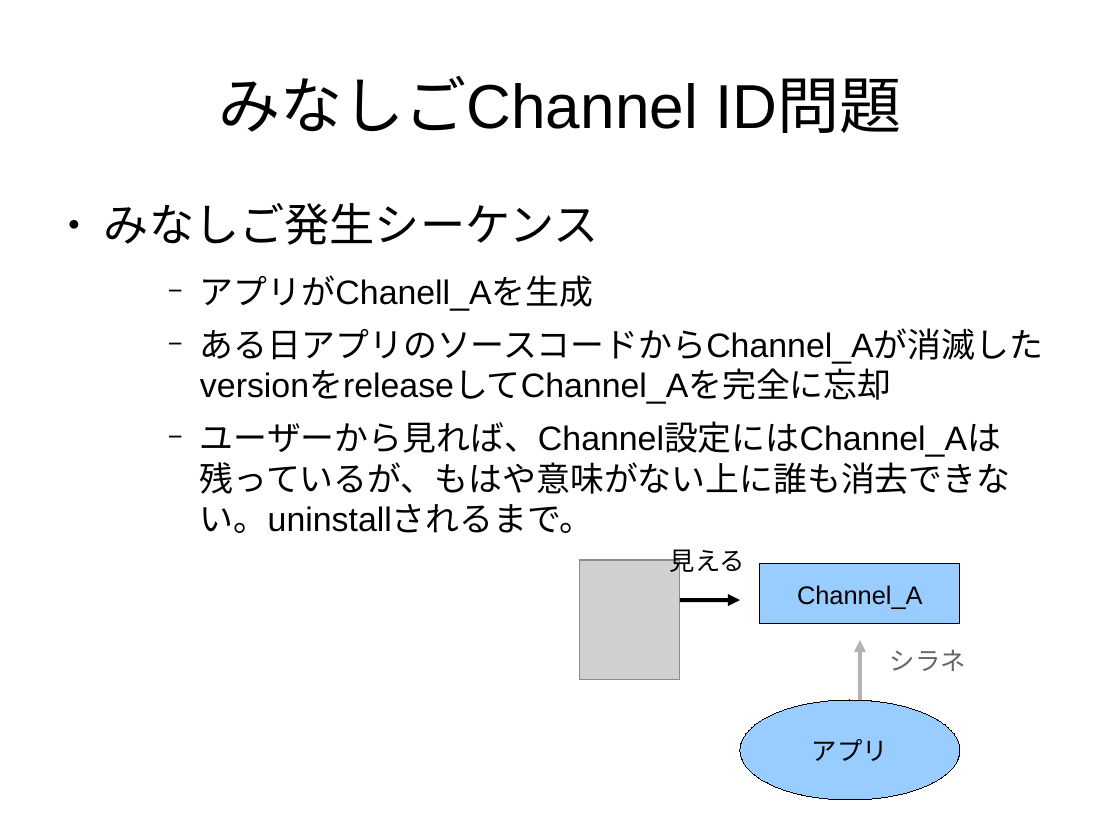
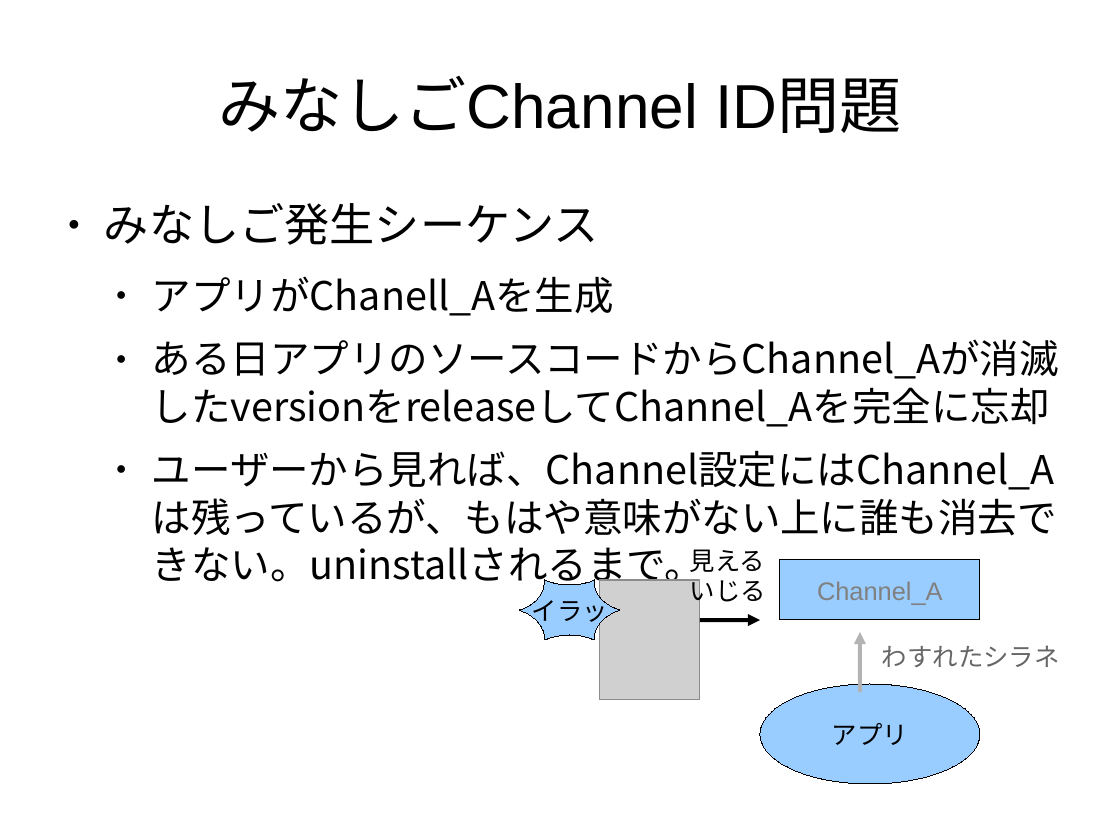
Before and after one commit to tmhouse/TestNotificationChannelSample, a slide deck: slide 8 of NotificationChannelについて.odp. Drawn at 1120x840 pixels with LibreOffice and Linux fonts; fonts in the diff are those of the drawing; grey boxes stand for pictures. Boxes give left, top, right and bottom in pixels: in the first picture for what was removed or moved away, otherwise in the second. Text is boxed around its words. In the diff, an @@ line names an element or a change of style, - is before the commit and + after.

```diff
--- a/NotificationChannelについて.odp
+++ b/NotificationChannelについて.odp
@@ text "みなしご発生シーケンス" at [104, 203, 1059, 590]: font Arial to Noto Sans CJK JP, size 24 to 28 pt; bullet − to ●; list level 3 to 2 in "アプリがChanell_Aを生成"; list level 3 to 2 in "ある日アプリのソースコードからChannel_Aが消滅したversionをreleaseしてChannel_Aを完全に忘 ..."; list level 3 to 2 in "ユーザーから見れば、Channel設定にはChannel_Aは残っているが、もはや意味がない上に誰も消去できない。uni ..." @@
@@ text "見える": place and size @@
-text "見える" at [670, 549, 745, 577]
+text "見える" at [690, 549, 766, 607]
@@ rectangle "Channel_A": place and size @@
-rectangle "Channel_A" at [760, 564, 960, 624]
+rectangle "Channel_A" at [781, 560, 981, 620]
@@ rectangle "Channel_A" at [781, 560, 981, 620]: text colour #000000 to #808080 @@
@@ freeform shape added at [520, 580, 620, 640], fill #99CCFF, outline #000000 0 pt, 18 pt, text #000000 @@
+イラッ
@@ picture: place and size @@
-picture at [580, 560, 680, 680]
+picture at [601, 580, 700, 700]
@@ text at [690, 579, 766, 607]: paragraph added @@
+いじる
@@ arrow moved from (680, 601) - (740, 601) to (700, 620) - (760, 620) @@
@@ arrow moved from (860, 700) - (860, 640) to (860, 692) - (860, 632) @@
@@ text at [882, 645, 1060, 667]: text changed @@
-シラネ
+わすれたシラネ
@@ ellipse "アプリ": place and size @@
-ellipse "アプリ" at [740, 700, 960, 800]
+ellipse "アプリ" at [760, 684, 981, 784]
```
Also in this commit, not shown: 14 other slides changed, 5 slides added, 2 slides removed.
